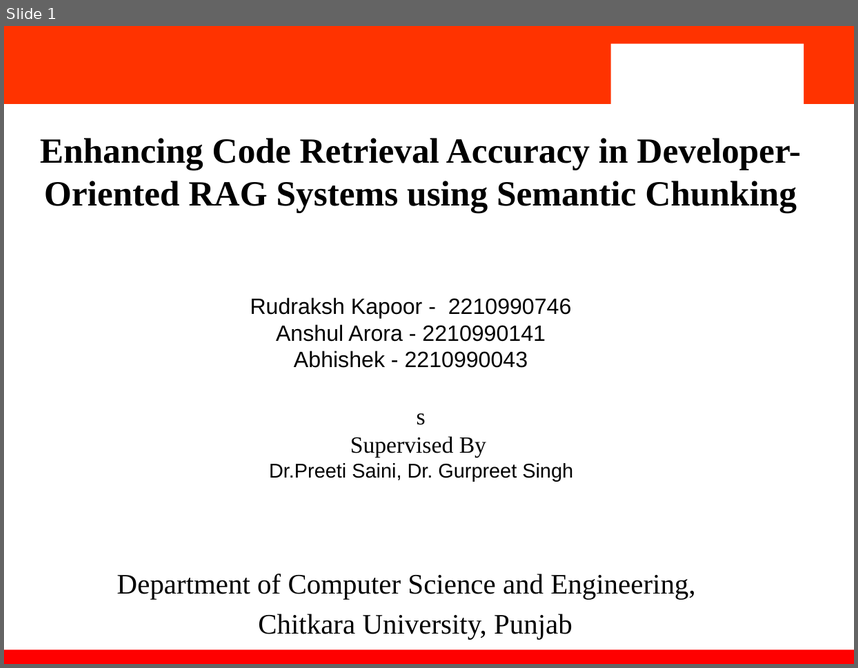
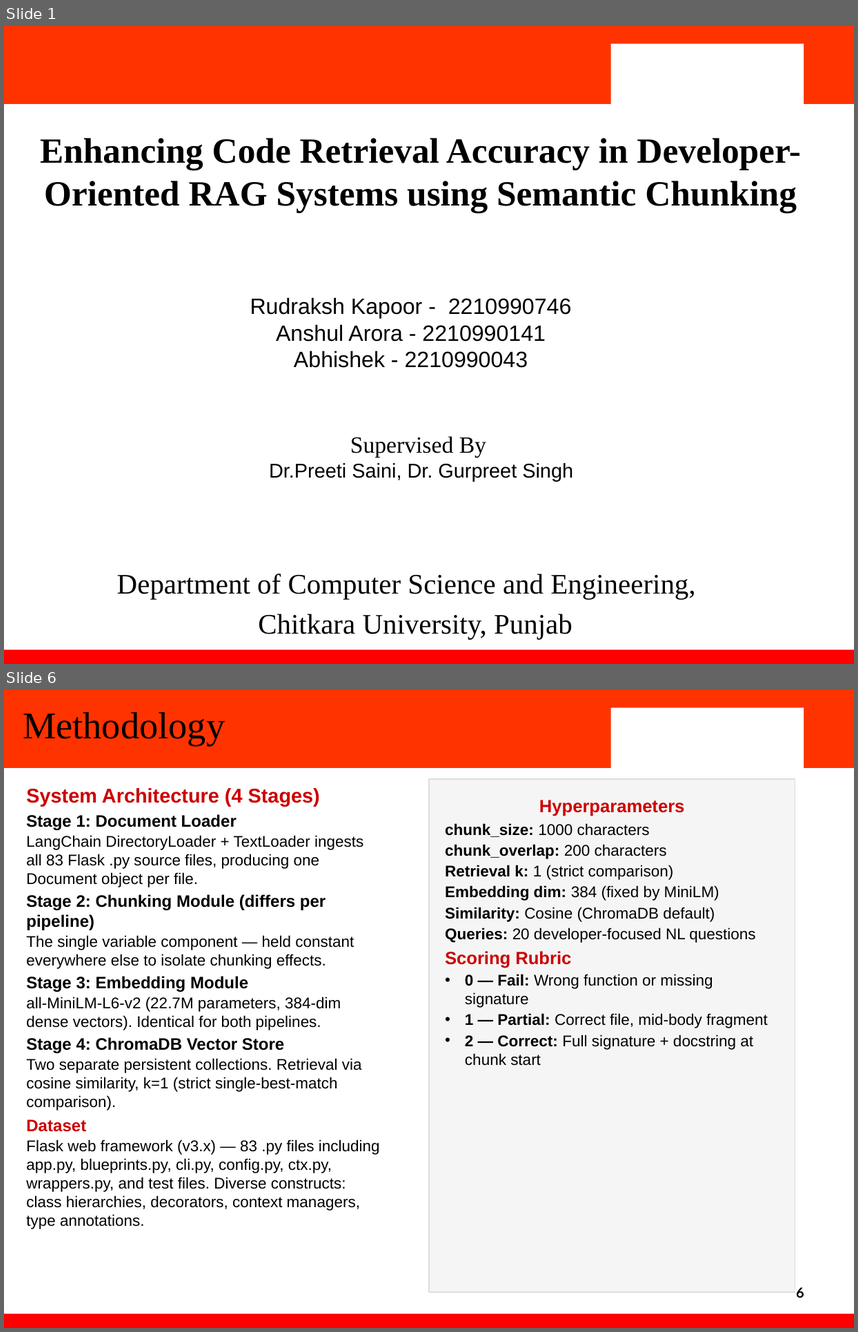
Before and after one commit to ItsRudraksh/2210990746_2210990104_2210990034, a slide deck: Team_32_PPT.pptx. Shown one above the other, each under a label of ours: slide 1 before the commit, slides 1 and 6 after it; the slides between them are not shown. The pictures are 858x668 and 858x1332 pixels, drawn with LibreOffice and Linux fonts; fonts in the diff are those of the drawing; background and template pictures are left out. Boxes give left, top, right and bottom in pixels: in the first picture for what was removed or moved away, otherwise in the second. Text is boxed around its words. In the diff, an @@ line names an element or a change of style, - is before the commit and + after.

```diff
--- a/Team_32_PPT.pptx
+++ b/Team_32_PPT.pptx
@@ slide 6 added at box(4, 690, 854, 1328), background #FFFFFF; not listed: 4 template elements that a slide beside it also shows @@
@@ title added at box(23, 712, 225, 745), 34 pt, text #000000 @@
+Methodology
@@ text added at box(26, 788, 380, 1229), 14 pt, text #000000 @@
+System Architecture (4 Stages)
+Stage 1: Document Loader
+LangChain DirectoryLoader + TextLoader ingests all 83 Flask .py source files, producing one Document object per file.
+Stage 2: Chunking Module (differs per pipeline)
+The single variable component — held constant everywhere else to isolate chunking effects.
+Stage 3: Embedding Module
+all-MiniLM-L6-v2 (22.7M parameters, 384-dim dense vectors). Identical for both pipelines.
+Stage 4: ChromaDB Vector Store
+Two separate persistent collections. Retrieval via cosine similarity, k=1 (strict single-best-match comparison).
+Dataset
+Flask web framework (v3.x) — 83 .py files including app.py, blueprints.py, cli.py, config.py, ctx.py, wrappers.py, and test files. Diverse constructs: class hierarchies, decorators, context managers, type annotations.
@@ rectangle added at box(428, 779, 794, 1292), fill #F5F5F5, outline #DDDDDD 1 pt, 14 pt, text #000000 @@
+Hyperparameters
+chunk_size: 1000 characters
+chunk_overlap: 200 characters
+Retrieval k: 1 (strict comparison)
+Embedding dim: 384 (fixed by MiniLM)
+Similarity: Cosine (ChromaDB default)
+Queries: 20 developer-focused NL questions
+Scoring Rubric
+• 0 — Fail: Wrong function or missing signature
+• 1 — Partial: Correct file, mid-body fragment
+• 2 — Correct: Full signature + docstring at chunk start
@@ text added at box(796, 1287, 804, 1297), 12.5 pt, text #000000, bold @@
+6
@@ slide 1 changed as well @@
@@ text at box(417, 413, 426, 425): paragraph removed @@
-s
```
Also in this commit, not shown: 2 other slides changed, 8 other slides added, 5 slides removed.
